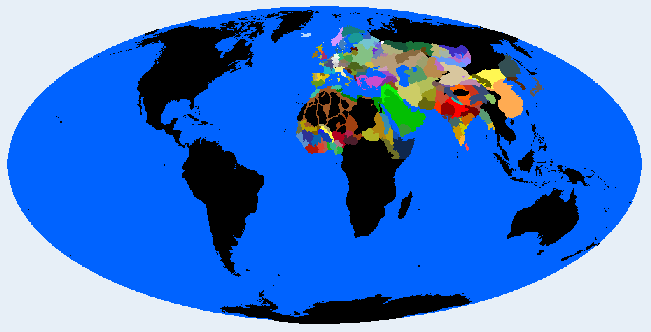
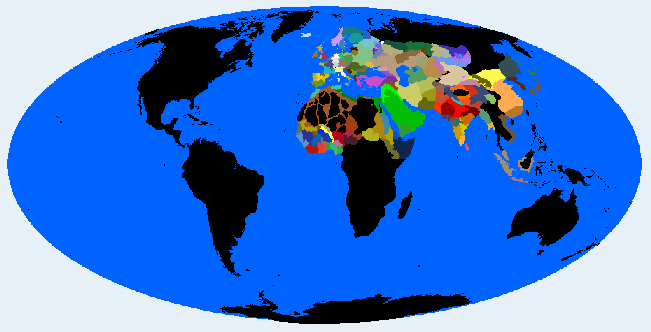
Layers edited between the first and the second 651x332 image:
painted on "Pasted Layer" over (493, 58, 537, 183)
